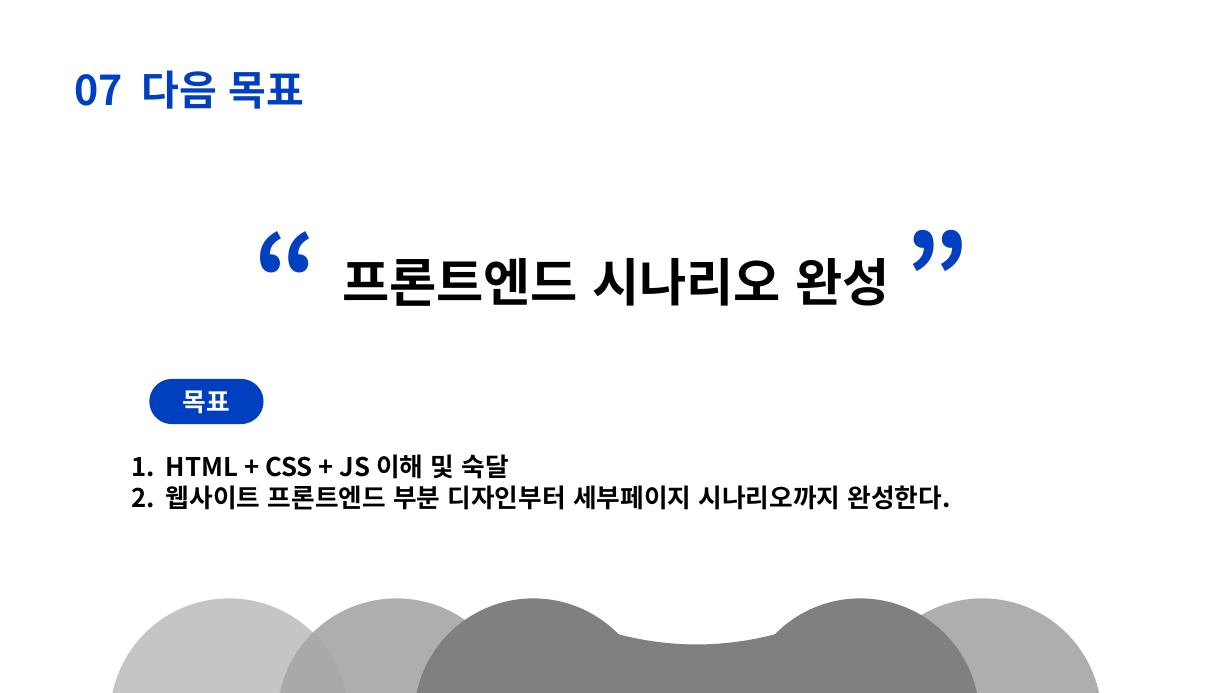
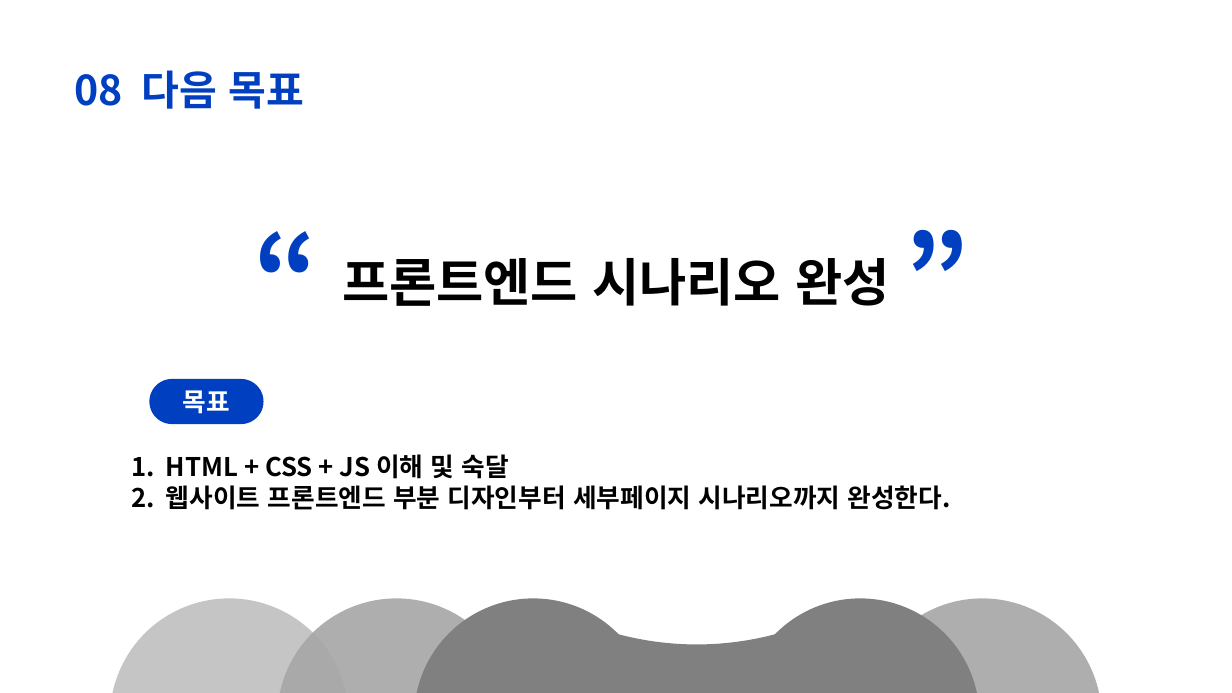
Before and after one commit to jhohoh/Code_Eaters, a slide deck: slide 14 of 원더월 HTML 클론 코딩.pptx (slide 13 before the commit). Drawn at 1232x693 pixels with LibreOffice and Linux fonts; fonts in the diff are those of the drawing. Boxes give left, top, right and bottom in pixels: in the first picture for what was removed or moved away, otherwise in the second. Text is boxed around its words. In the diff, an @@ line names an element or a change of style, - is before the commit and + after.

```diff
--- a/원더월 HTML 클론 코딩.pptx
+++ b/원더월 HTML 클론 코딩.pptx
@@ text at box(74, 70, 304, 109): text changed @@
-07 다음 목표
+08 다음 목표
```
Also in this commit, not shown: 7 other slides changed, 1 slide added, 5 other files.
